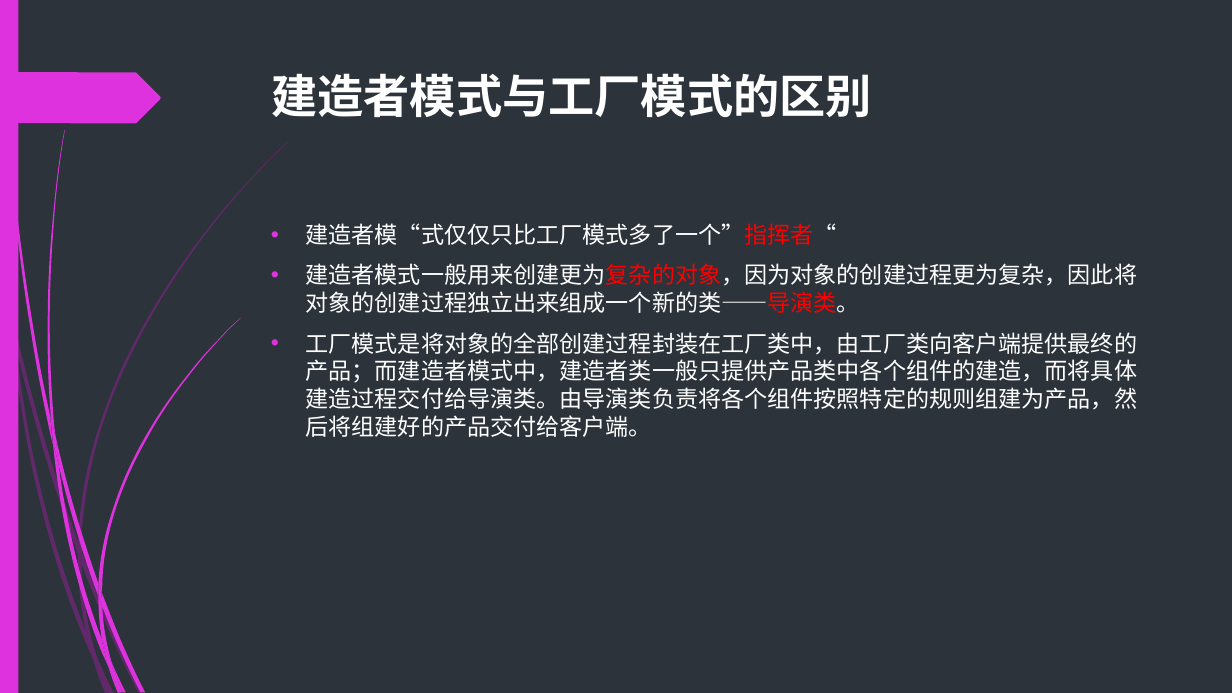
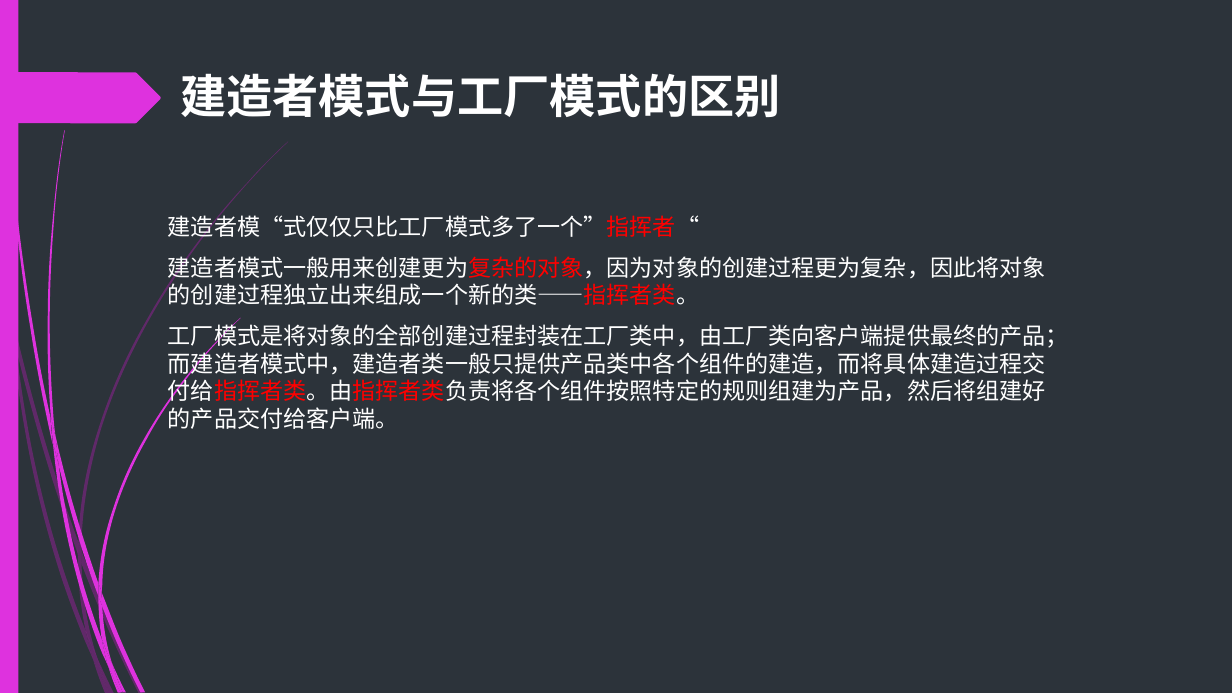
Before and after one commit to Sky8989/DataStructure_learn20190615, a slide deck: slide 9 of src/main/resources/建造者模式.pptx (slide 6 before the commit). Drawn at 1232x693 pixels with LibreOffice and Linux fonts; fonts in the diff are those of the drawing. Boxes give left, top, right and bottom in pixels: in the first picture for what was removed or moved away, otherwise in the second. Text is boxed around its words. In the diff, an @@ line names an element or a change of style, - is before the commit and + after.

```diff
--- a/src/main/resources/建造者模式.pptx
+++ b/src/main/resources/建造者模式.pptx
@@ title "建造者模式与工厂模式的区别": place and size @@
-title "建造者模式与工厂模式的区别" at [271, 73, 872, 117]
+title "建造者模式与工厂模式的区别" at [180, 73, 781, 117]
@@ text "建造者模“式仅仅只比工厂模式多了一个”指挥者“": place and size @@
-text "建造者模“式仅仅只比工厂模式多了一个”指挥者“" at [306, 223, 1138, 437]
+text "建造者模“式仅仅只比工厂模式多了一个”指挥者“" at [168, 212, 1069, 429]
@@ text at [168, 212, 699, 241]: bullet • to none @@
@@ text at [168, 252, 1069, 429]: text changed @@
-• 建造者模式一般用来创建更为复杂的对象，因为对象的创建过程更为复杂，因此将对象的创建过程独立出来组成一个新的类——导演类。
-• 工厂模式是将对象的全部创建过程封装在工厂类中，由工厂类向客户端提供最终的产品；而建造者模式中，建造者类一般只提供产品类中各个组件的建造，而将具体建造过程交付给导演类。由导演类负责将各个组件按照特定的规则组建为产品，然后将组建好的产品交付给客户端。
+建造者模式一般用来创建更为复杂的对象，因为对象的创建过程更为复杂，因此将对象的创建过程独立出来组成一个新的类——指挥者类。
+工厂模式是将对象的全部创建过程封装在工厂类中，由工厂类向客户端提供最终的产品；而建造者模式中，建造者类一般只提供产品类中各个组件的建造，而将具体建造过程交付给指挥者类。由指挥者类负责将各个组件按照特定的规则组建为产品，然后将组建好的产品交付给客户端。
```
Also in this commit, not shown: 4 other slides changed, 12 slides added, 8 slides removed, 32 other files.
